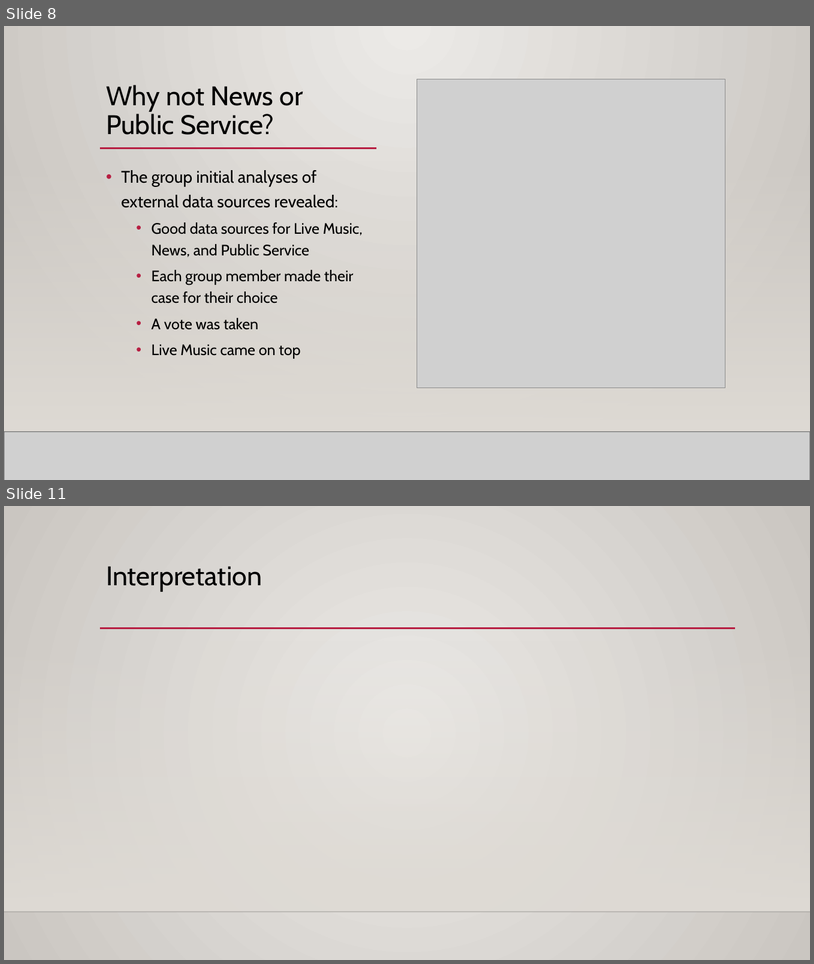
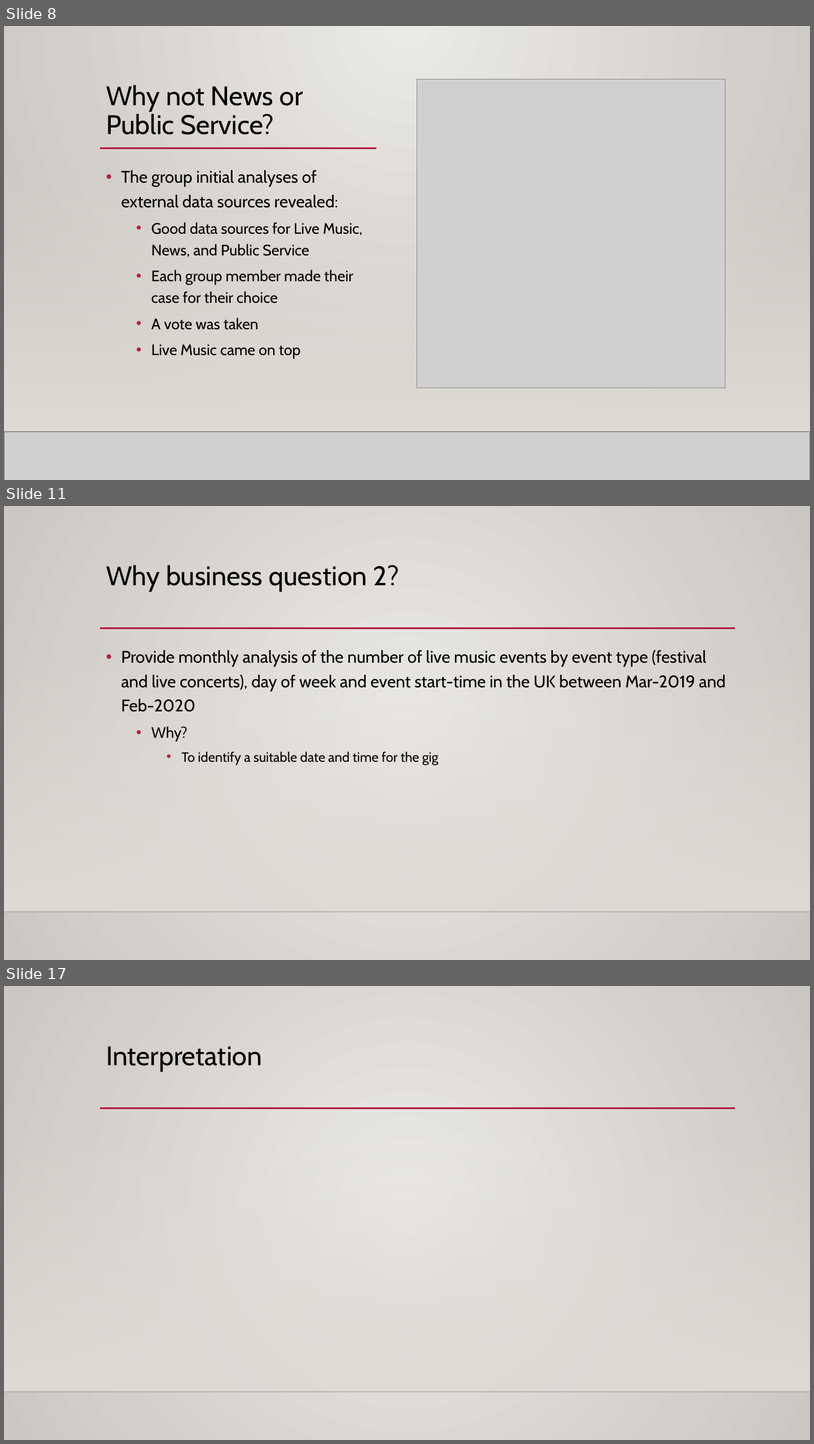
Before and after one commit to mahyarshu/Gigalytics, a slide deck: documents/Presentation/Innovators.pptx. Shown one above the other, each under a label of ours: slides 8 and 11 before the commit, slides 8, 11 and 17 after it; the slides between them are not shown. The pictures are 814x964 and 814x1444 pixels, drawn with LibreOffice and Linux fonts; fonts in the diff are those of the drawing; grey boxes stand for pictures; background and template pictures are left out. Boxes give left, top, right and bottom in pixels: in the first picture for what was removed or moved away, otherwise in the second. Text is boxed around its words. In the diff, an @@ line names an element or a change of style, - is before the commit and + after.

```diff
--- a/documents/Presentation/Innovators.pptx
+++ b/documents/Presentation/Innovators.pptx
@@ slide 11 added at <box>4,506,810,960</box>, background gradient #ECEAE7 to #CAC7C1; not listed: 3 template elements that a slide beside it also shows @@
@@ title added at <box>106,565,399,591</box>, 32 pt, text #000000 @@
+Why business question 2?
@@ text added at <box>121,650,726,765</box>, 20 pt, text #000000 @@
+• Provide monthly analysis of the number of live music events by event type (festival and live concerts), day of week and event start-time in the UK between Mar-2019 and Feb-2020
+  • Why?
+    • To identify a suitable date and time for the gig
@@ what was slide 11 is now slide 17 @@
```
Also in this commit, not shown: 3 slides changed, 6 other slides added.
